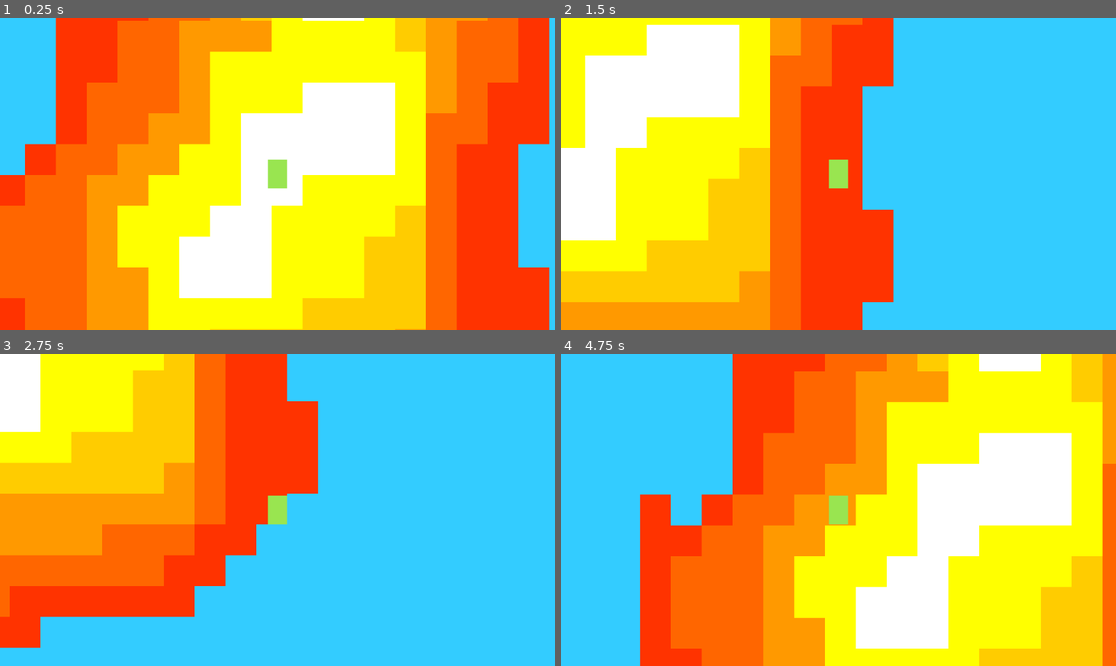
Above: before the commit, frames 1-4 (two rows, left to right).
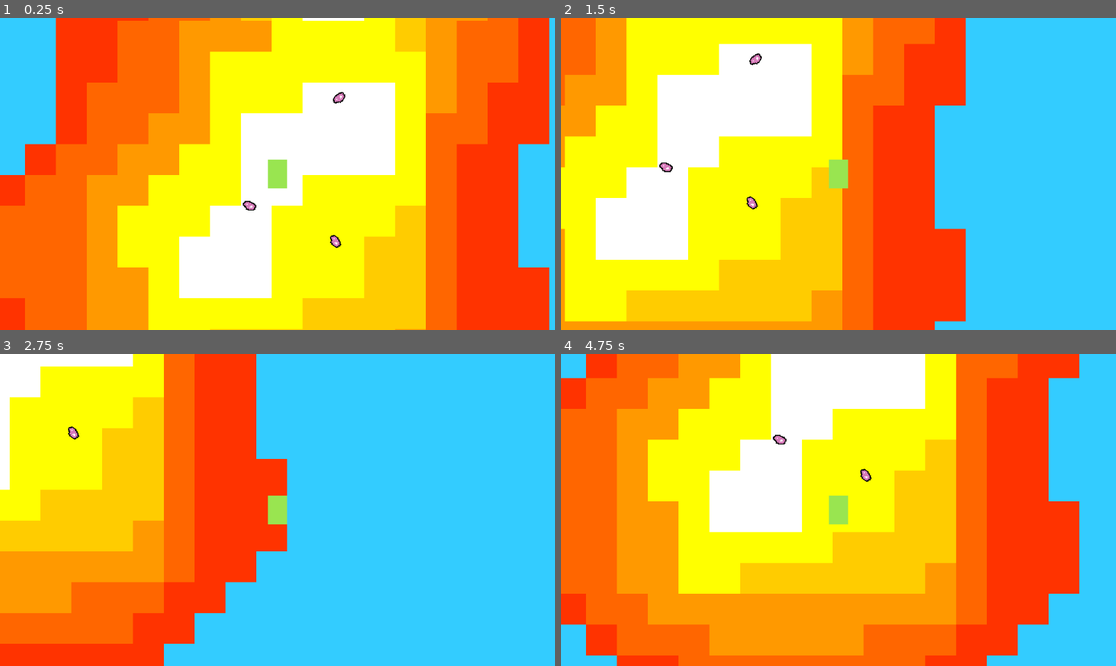
Above: after the commit, the same moments.

Repository: szeplakig/LD54
Game: Godot game, scene res://root.tscn
The game is run twice, just before and just after one commit, with the same random seed, the same clock (stepped at 60 frames per second) and the same inputs.
Inputs:
- Up to frame 1 (0.25 s): no input
- Up to frame 2 (1.5 s): tap Enter at 0.5 s; hold Right (ui_right) 0.53-1.28 s; hold Q (drop, bound only after the commit) 0.53-1.28 s; tap E (interact, bound only after the commit) at 0.8, 1.35 s; hold Down (ui_down) from 1.28 s (still down)
- Up to frame 3 (2.75 s): tap Q (drop, bound only after the commit) at 1.55 s; release Down (ui_down) at 2.03 s; hold Right (ui_right) from 2.03 s (still down); hold Q (drop, bound only after the commit) from 2.03 s (still down); tap E (interact, bound only after the commit) at 2.3 s
- Up to frame 4 (4.75 s): release Right (ui_right) at 2.78 s; release Q (drop, bound only after the commit) at 2.78 s; hold Up (ui_up) 2.78-3.53 s; tap E (interact, bound only after the commit) at 2.85, 3.8, 4.35 s; tap Q (drop, bound only after the commit) at 3.05, 4.55 s; hold Q (drop, bound only after the commit) 3.53-4.28 s; hold Left (ui_left) from 3.53 s (still down)

The runs differ from the first frame. In frame 1, 0.2% of the frame differs, in the area x 43-63%, y 23-74%; in frame 2, 59%; in frame 3, 32%; in frame 4, 92%, in the area x 0-100%, y 0-100%.

Commit message:
add item interaction concept

Diff:
--- /dev/null
+++ b/character/player/character_controller.gd
@@ -0,0 +1,73 @@
+extends CharacterBody2D
+
+@onready var root: Node2D = get_node("/root/root")
+@onready var slot: Node2D = $Slot
+var currentItem: Node2D = null
+var overlapping_items: Array = []
+
+@export var SPEED: float = 200
+var motion = Vector2.ZERO
+
+func _input(event: InputEvent):
+	if event.is_action_pressed("interact"):
+		print("Interact pressed")
+		interact()
+	elif event.is_action_pressed("drop"):
+		print("Drop pressed")
+		drop()
+
+func _physics_process(delta):
+	motion = Vector2.ZERO
+
+	if Input.is_action_pressed("ui_right"):
+		motion.x += 1
+	if Input.is_action_pressed("ui_left"):
+		motion.x -= 1
+	if Input.is_action_pressed("ui_down"):
+		motion.y += 1
+	if Input.is_action_pressed("ui_up"):
+		motion.y -= 1
+
+	motion = motion.normalized() * SPEED
+	move_and_collide(motion * delta)
+
+func interact():
+	var item = get_overlapping_item()
+	if item != null:
+		if currentItem == null:
+			pickup(item)
+		else:
+			swap(item)
+
+func get_overlapping_item() -> Node2D:
+	if overlapping_items.size() > 0:
+		return overlapping_items[0]
+	return null
+
+func pickup(item: Node2D):
+	currentItem = item
+	currentItem.global_position = Vector2.ZERO
+	currentItem.reparent(slot, false)
+	currentItem.collision.disabled = true
+
+func swap(item: Node2D):
+	drop(item.global_position)
+	pickup(item)
+
+
+func drop(itemGlobalPosition=null):
+	if currentItem != null:
+		currentItem.collision.disabled = false
+		currentItem.reparent(root)
+		if itemGlobalPosition != null:
+			currentItem.global_position = itemGlobalPosition
+		currentItem = null
+
+
+func _on_area_2d_area_entered(area):
+	if area is Node2D and area.get_parent().has_node("Interactable") and area != currentItem and (currentItem == null or area != currentItem.area):
+		overlapping_items.append(area.get_parent())
+
+
+func _on_area_2d_area_exited(area):
+	overlapping_items.erase(area.get_parent())
--- a/character/player/movement.gd
+++ /dev/null
@@ -1,20 +0,0 @@
-extends CharacterBody2D
-
-@export var SPEED: float = 200
-
-var motion = Vector2.ZERO
-
-func _physics_process(delta):
-	motion = Vector2.ZERO
-
-	if Input.is_action_pressed("ui_right"):
-		motion.x += 1
-	if Input.is_action_pressed("ui_left"):
-		motion.x -= 1
-	if Input.is_action_pressed("ui_down"):
-		motion.y += 1
-	if Input.is_action_pressed("ui_up"):
-		motion.y -= 1
-
-	motion = motion.normalized() * SPEED
-	move_and_collide(motion * delta)
--- a/character/player/player.tscn
+++ b/character/player/player.tscn
@@ -1,6 +1,6 @@
-[gd_scene load_steps=6 format=3 uid="uid://p3qbpd3b3ftx"]
+[gd_scene load_steps=7 format=3 uid="uid://p3qbpd3b3ftx"]
 
-[ext_resource type="Script" path="res://character/player/movement.gd" id="1_gj3h3"]
+[ext_resource type="Script" path="res://character/player/character_controller.gd" id="1_77alq"]
 [ext_resource type="Texture2D" uid="uid://my0ywr5qepjc" path="res://graphics-test/player.png" id="2_a7fmy"]
 
 [sub_resource type="CapsuleShape2D" id="CapsuleShape2D_2fy3j"]
@@ -19,9 +19,11 @@
 "speed": 5.0
 }]
 
+[sub_resource type="CircleShape2D" id="CircleShape2D_v6yyo"]
+radius = 21.3776
+
 [node name="Player" type="CharacterBody2D"]
-script = ExtResource("1_gj3h3")
-SPEED = 300.0
+script = ExtResource("1_77alq")
 
 [node name="Collision" type="CollisionShape2D" parent="."]
 position = Vector2(0, 3)
@@ -36,8 +38,21 @@
 
 [node name="CollisionShape2D" type="CollisionShape2D" parent="Hitbox"]
 shape = SubResource("CapsuleShape2D_jst0w")
+disabled = true
 
 [node name="AnimatedSprite2D" type="AnimatedSprite2D" parent="."]
 position = Vector2(4.76837e-07, 1.19209e-06)
 scale = Vector2(1.25, 1.875)
 sprite_frames = SubResource("SpriteFrames_twlco")
+
+[node name="Slot" type="Node2D" parent="."]
+y_sort_enabled = true
+position = Vector2(0, 8)
+
+[node name="Area2D" type="Area2D" parent="."]
+
+[node name="CollisionShape2D" type="CollisionShape2D" parent="Area2D"]
+shape = SubResource("CircleShape2D_v6yyo")
+
+[connection signal="area_entered" from="Area2D" to="." method="_on_area_2d_area_entered"]
+[connection signal="area_exited" from="Area2D" to="." method="_on_area_2d_area_exited"]
--- /dev/null
+++ b/item/treasure/treasure_item.gd
@@ -0,0 +1,26 @@
+extends RigidBody2D
+
+@onready var collision = $CollisionShape2D
+@onready var area = $Area2D
+@export var repulsion_strength: float = 100.0
+# Store the bodies that are currently overlapping with this one
+var overlapping_bodies: Array = []
+
+func repel_body(body: RigidBody2D):
+	if body is RigidBody2D:
+		var repulsion_direction = global_position - body.global_position
+		repulsion_direction = repulsion_direction.normalized()
+		apply_central_impulse(repulsion_direction * repulsion_strength)
+
+func _physics_process(_delta):
+	# Apply repulsion to all overlapping bodies
+	for body in overlapping_bodies:
+		repel_body(body)
+
+func _on_body_entered(body):
+	if body is RigidBody2D:
+		overlapping_bodies.append(body)
+
+func _on_body_exited(body):
+	if body in overlapping_bodies:
+		overlapping_bodies.erase(body)
--- a/item/treasure/treasure_item.tscn
+++ b/item/treasure/treasure_item.tscn
@@ -1,10 +1,34 @@
-[gd_scene load_steps=2 format=3 uid="uid://du0vakoic60ds"]
+[gd_scene load_steps=5 format=3 uid="uid://du0vakoic60ds"]
+
+[ext_resource type="Script" path="res://item/treasure/treasure_item.gd" id="1_i2ro8"]
+[ext_resource type="Texture2D" uid="uid://ce1gll4qkbk1c" path="res://graphics-test/pink-treasure.png" id="1_mpk18"]
 
 [sub_resource type="CircleShape2D" id="CircleShape2D_um525"]
+radius = 14.0
 
-[node name="TreasureItem" type="Area2D"]
+[sub_resource type="CircleShape2D" id="CircleShape2D_8lht1"]
+
+[node name="TreasureItem" type="RigidBody2D"]
+disable_mode = 2
+collision_layer = 2
+collision_mask = 2
+gravity_scale = 2.66454e-15
+contact_monitor = true
+script = ExtResource("1_i2ro8")
 
 [node name="CollisionShape2D" type="CollisionShape2D" parent="."]
+rotation = 0.00252276
 shape = SubResource("CircleShape2D_um525")
 
 [node name="Sprite2D" type="Sprite2D" parent="."]
+texture = ExtResource("1_mpk18")
+
+[node name="Area2D" type="Area2D" parent="."]
+
+[node name="CollisionShape2D" type="CollisionShape2D" parent="Area2D"]
+shape = SubResource("CircleShape2D_8lht1")
+
+[node name="Interactable" type="Node2D" parent="."]
+
+[connection signal="body_entered" from="." to="." method="_on_body_entered"]
+[connection signal="body_exited" from="." to="." method="_on_body_exited"]
--- a/project.godot
+++ b/project.godot
@@ -15,7 +15,53 @@
 config/features=PackedStringArray("4.1", "GL Compatibility")
 config/icon="res://icon.svg"
 
+[input]
+
+ui_left={
+"deadzone": 0.5,
+"events": [Object(InputEventKey,"resource_local_to_scene":false,"resource_name":"","device":0,"window_id":0,"alt_pressed":false,"shift_pressed":false,"ctrl_pressed":false,"meta_pressed":false,"pressed":false,"keycode":4194319,"physical_keycode":0,"key_label":0,"unicode":0,"echo":false,"script":null)
+, Object(InputEventJoypadButton,"resource_local_to_scene":false,"resource_name":"","device":0,"button_index":13,"pressure":0.0,"pressed":false,"script":null)
+, Object(InputEventJoypadMotion,"resource_local_to_scene":false,"resource_name":"","device":0,"axis":0,"axis_value":-1.0,"script":null)
+, Object(InputEventKey,"resource_local_to_scene":false,"resource_name":"","device":-1,"window_id":0,"alt_pressed":false,"shift_pressed":false,"ctrl_pressed":false,"meta_pressed":false,"pressed":false,"keycode":0,"physical_keycode":65,"key_label":0,"unicode":97,"echo":false,"script":null)
+]
+}
+ui_right={
+"deadzone": 0.5,
+"events": [Object(InputEventKey,"resource_local_to_scene":false,"resource_name":"","device":0,"window_id":0,"alt_pressed":false,"shift_pressed":false,"ctrl_pressed":false,"meta_pressed":false,"pressed":false,"keycode":4194321,"physical_keycode":0,"key_label":0,"unicode":0,"echo":false,"script":null)
+, Object(InputEventJoypadButton,"resource_local_to_scene":false,"resource_name":"","device":0,"button_index":14,"pressure":0.0,"pressed":false,"script":null)
+, Object(InputEventJoypadMotion,"resource_local_to_scene":false,"resource_name":"","device":0,"axis":0,"axis_value":1.0,"script":null)
+, Object(InputEventKey,"resource_local_to_scene":false,"resource_name":"","device":-1,"window_id":0,"alt_pressed":false,"shift_pressed":false,"ctrl_pressed":false,"meta_pressed":false,"pressed":false,"keycode":0,"physical_keycode":68,"key_label":0,"unicode":100,"echo":false,"script":null)
+]
+}
+ui_up={
+"deadzone": 0.5,
+"events": [Object(InputEventKey,"resource_local_to_scene":false,"resource_name":"","device":0,"window_id":0,"alt_pressed":false,"shift_pressed":false,"ctrl_pressed":false,"meta_pressed":false,"pressed":false,"keycode":4194320,"physical_keycode":0,"key_label":0,"unicode":0,"echo":false,"script":null)
+, Object(InputEventJoypadButton,"resource_local_to_scene":false,"resource_name":"","device":0,"button_index":11,"pressure":0.0,"pressed":false,"script":null)
+, Object(InputEventJoypadMotion,"resource_local_to_scene":false,"resource_name":"","device":0,"axis":1,"axis_value":-1.0,"script":null)
+, Object(InputEventKey,"resource_local_to_scene":false,"resource_name":"","device":-1,"window_id":0,"alt_pressed":false,"shift_pressed":false,"ctrl_pressed":false,"meta_pressed":false,"pressed":false,"keycode":0,"physical_keycode":87,"key_label":0,"unicode":119,"echo":false,"script":null)
+]
+}
+ui_down={
+"deadzone": 0.5,
+"events": [Object(InputEventKey,"resource_local_to_scene":false,"resource_name":"","device":0,"window_id":0,"alt_pressed":false,"shift_pressed":false,"ctrl_pressed":false,"meta_pressed":false,"pressed":false,"keycode":4194322,"physical_keycode":0,"key_label":0,"unicode":0,"echo":false,"script":null)
+, Object(InputEventJoypadButton,"resource_local_to_scene":false,"resource_name":"","device":0,"button_index":12,"pressure":0.0,"pressed":false,"script":null)
+, Object(InputEventJoypadMotion,"resource_local_to_scene":false,"resource_name":"","device":0,"axis":1,"axis_value":1.0,"script":null)
+, Object(InputEventKey,"resource_local_to_scene":false,"resource_name":"","device":-1,"window_id":0,"alt_pressed":false,"shift_pressed":false,"ctrl_pressed":false,"meta_pressed":false,"pressed":false,"keycode":0,"physical_keycode":83,"key_label":0,"unicode":115,"echo":false,"script":null)
+]
+}
+interact={
+"deadzone": 0.5,
+"events": [Object(InputEventKey,"resource_local_to_scene":false,"resource_name":"","device":-1,"window_id":0,"alt_pressed":false,"shift_pressed":false,"ctrl_pressed":false,"meta_pressed":false,"pressed":false,"keycode":0,"physical_keycode":69,"key_label":0,"unicode":101,"echo":false,"script":null)
+]
+}
+drop={
+"deadzone": 0.5,
+"events": [Object(InputEventKey,"resource_local_to_scene":false,"resource_name":"","device":-1,"window_id":0,"alt_pressed":false,"shift_pressed":false,"ctrl_pressed":false,"meta_pressed":false,"pressed":false,"keycode":0,"physical_keycode":81,"key_label":0,"unicode":113,"echo":false,"script":null)
+]
+}
+
 [rendering]
 
+textures/canvas_textures/default_texture_filter=0
 renderer/rendering_method="gl_compatibility"
 renderer/rendering_method.mobile="gl_compatibility"
--- a/root.tscn
+++ b/root.tscn
@@ -1,7 +1,8 @@
-[gd_scene load_steps=3 format=3 uid="uid://fo3ji2x5epm"]
+[gd_scene load_steps=4 format=3 uid="uid://fo3ji2x5epm"]
 
 [ext_resource type="PackedScene" uid="uid://p3qbpd3b3ftx" path="res://character/player/player.tscn" id="1_bg4ji"]
 [ext_resource type="PackedScene" uid="uid://beqv2hpgx88ef" path="res://tilemap/island.tscn" id="1_xth2g"]
+[ext_resource type="PackedScene" uid="uid://du0vakoic60ds" path="res://item/treasure/treasure_item.tscn" id="3_es02r"]
 
 [node name="root" type="Node2D"]
 y_sort_enabled = true
@@ -14,3 +15,17 @@
 [node name="Island" parent="." instance=ExtResource("1_xth2g")]
 position = Vector2(1, 1)
 scale = Vector2(2, 2)
+
+[node name="TreasureItem" parent="." instance=ExtResource("3_es02r")]
+z_index = 9
+position = Vector2(-22, 33)
+
+[node name="TreasureItem2" parent="." instance=ExtResource("3_es02r")]
+z_index = 9
+position = Vector2(67, 70)
+rotation = 0.592451
+
+[node name="TreasureItem3" parent="." instance=ExtResource("3_es02r")]
+z_index = 9
+position = Vector2(71, -79)
+rotation = -1.06592
Binary file added: graphics-test/pink-treasure.png
Not shown, added: graphics-test/pink-treasure.png.import
Not shown, changed: .DS_Store
